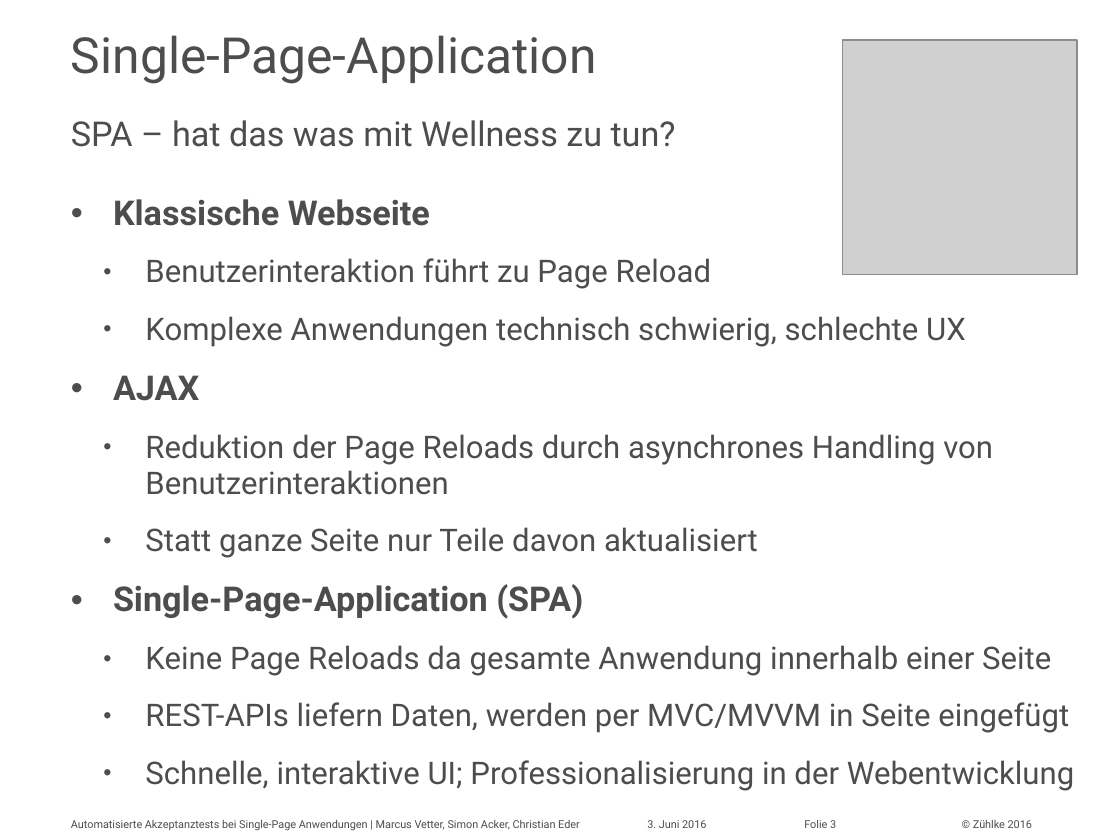
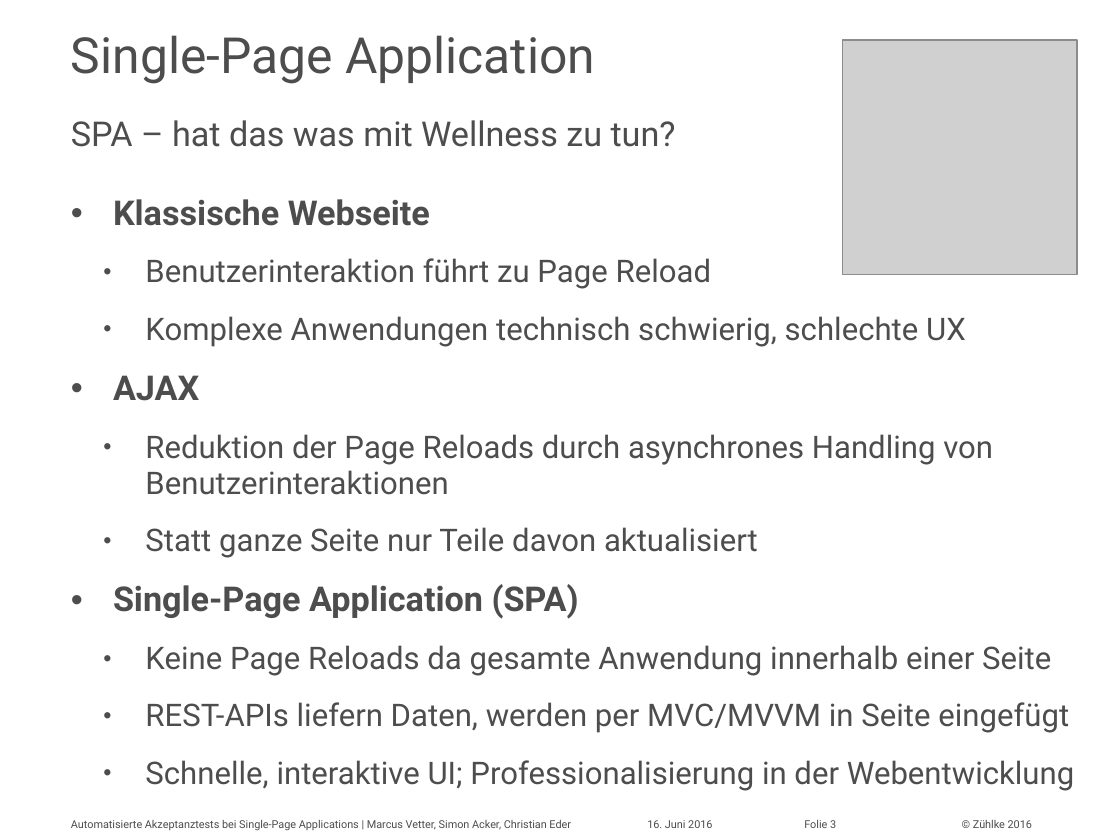
Before and after one commit to marcusvetter/yoda-chat, a slide deck: slide 3 of Vortrag_KE2016_MAVE_SIA.pptx. Drawn at 1120x840 pixels with LibreOffice and Linux fonts; fonts in the diff are those of the drawing; grey boxes stand for pictures. Boxes give left, top, right and bottom in pixels: in the first picture for what was removed or moved away, otherwise in the second. Text is boxed around its words. In the diff, an @@ line names an element or a change of style, - is before the commit and + after.

```diff
--- a/Vortrag_KE2016_MAVE_SIA.pptx
+++ b/Vortrag_KE2016_MAVE_SIA.pptx
@@ title at bbox=[71, 35, 595, 84]: text changed @@
-Single-Page-Application
+Single-Page Application
@@ text at bbox=[113, 584, 579, 619]: text changed @@
-• Single-Page-Application (SPA)
+• Single-Page Application (SPA)
@@ text at bbox=[71, 820, 571, 830]: text changed @@
-Automatisierte Akzeptanztests bei Single-Page Anwendungen | Marcus Vetter, Simon Acker, Christian Eder
+Automatisierte Akzeptanztests bei Single-Page Applications | Marcus Vetter, Simon Acker, Christian Eder
@@ text at bbox=[647, 820, 712, 828]: text changed @@
-3. Juni 2016
+16. Juni 2016
```
Also in this commit, not shown: 22 other slides changed, 3 slides added, 1 other file.
